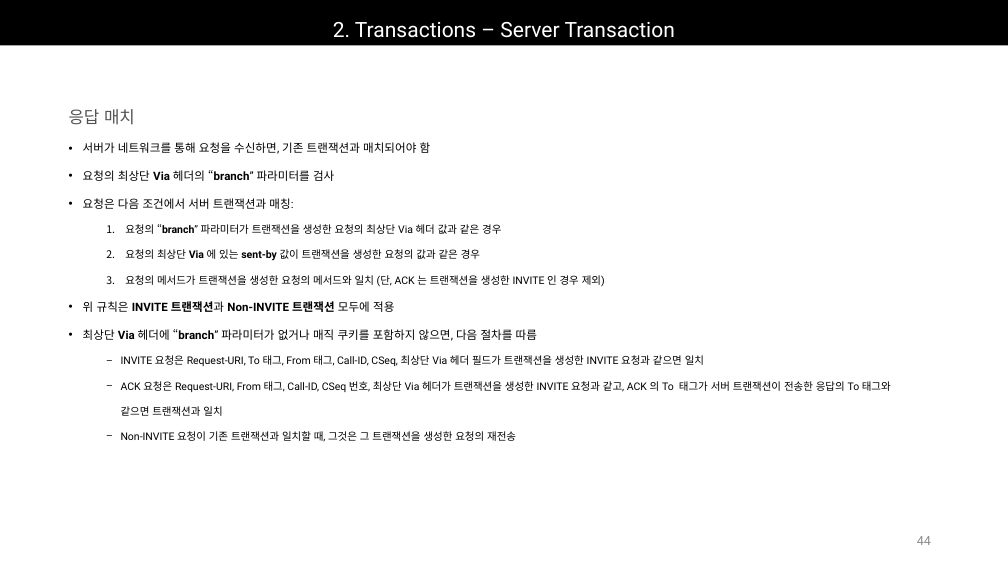
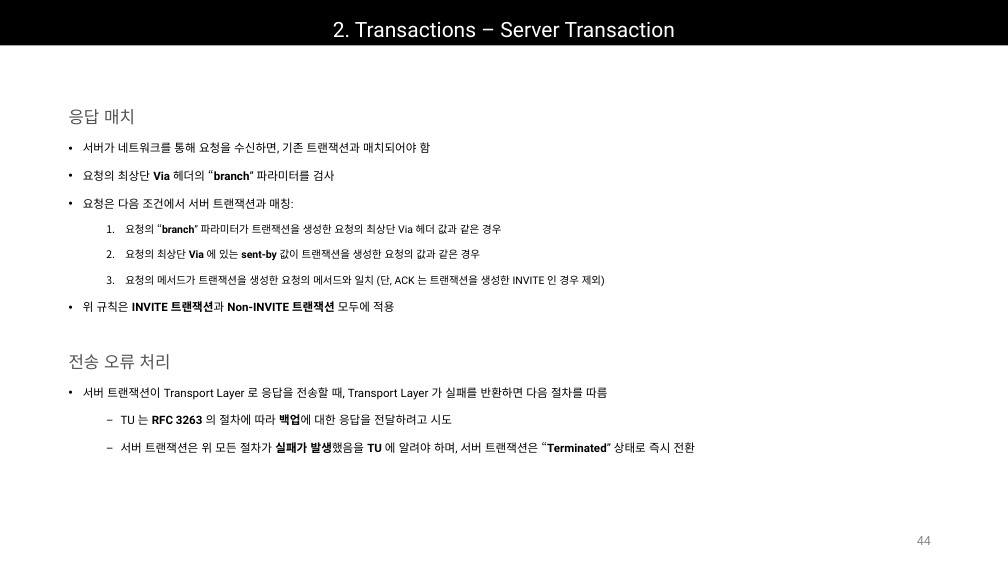
Before and after one commit to Epsilonely/SIP-Survey, a slide deck: slide 44 of 세미나 3차.pptx. Drawn at 1008x567 pixels with LibreOffice and Linux fonts; fonts in the diff are those of the drawing. Boxes give left, top, right and bottom in pixels: in the first picture for what was removed or moved away, otherwise in the second. Text is boxed around its words. In the diff, an @@ line names an element or a change of style, - is before the commit and + after.

```diff
--- a/세미나 3차.pptx
+++ b/세미나 3차.pptx
@@ text at box(83, 329, 891, 442): paragraphs removed @@
-• 최상단 Via 헤더에 “branch” 파라미터가 없거나 매직 쿠키를 포함하지 않으면, 다음 절차를 따름
-  − INVITE 요청은 Request-URI, To 태그, From 태그, Call-ID, CSeq, 최상단 Via 헤더 필드가 트랜잭션을 생성한 INVITE 요청과 같으면 일치
-  − ACK 요청은 Request-URI, From 태그, Call-ID, CSeq 번호, 최상단 Via 헤더가 트랜잭션을 생성한 INVITE 요청과 같고, ACK 의 To 태그가 서버 트랜잭션이 전송한 응답의 To 태그와
-    같으면 트랜잭션과 일치
-  − Non-INVITE 요청이 기존 트랜잭션과 일치할 때, 그것은 그 트랜잭션을 생성한 요청의 재전송
@@ text added at box(69, 354, 695, 454), 11 pt, text #000000 @@
+전송 오류 처리
+• 서버 트랜잭션이 Transport Layer 로 응답을 전송할 때, Transport Layer 가 실패를 반환하면 다음 절차를 따름
+  − TU 는 RFC 3263 의 절차에 따라 백업에 대한 응답을 전달하려고 시도
+  − 서버 트랜잭션은 위 모든 절차가 실패가 발생했음을 TU 에 알려야 하며, 서버 트랜잭션은 “Terminated” 상태로 즉시 전환
```
Also in this commit, not shown: 8 other slides changed, 2 slides removed, 1 other file.
